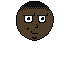
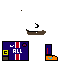
The second 64 × 64 image is a revision of the first. Changes to its layers:
showed "Feet" over [2, 1, 58, 61]
showed "Body", painted on it over [2, 1, 58, 61]
hid "Head" over [2, 1, 58, 61]
painted on "Background" over [2, 1, 58, 61]
